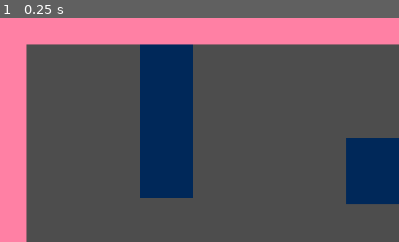
Above: before the commit, frame 1.
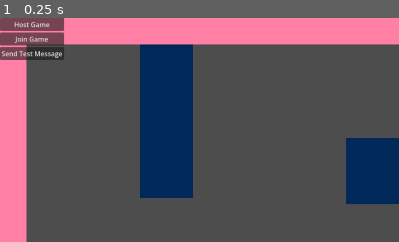
Above: after the commit, the same moment.

Repository: TK-ool/godot-fighting-game
Game: Godot game, scene res://scenen/Level.tscn
Two runs of this game, one before a commit and one after it. Both use one fixed random seed, a clock stepped at 60 frames per second and the inputs below. The engine's default icon, where the game draws it, is replaced by a stand-in: a white triangle on a blue panel in a dark square.
Inputs:
- Up to frame 1 (0.25 s): no input
The pictures show only the part of the screen within x 0-50%, y 0-50%; the shares and areas given below are measured in that part.

The runs differ from the first frame. In frame 1, 2.7% of the frame differs, in the area x 0-17%, y 0-19%.

Commit message:
init multiplayer
- added create server
- added create host
- created test message using RPC
- added server disconnect signals

Diff:
--- a/project.godot
+++ b/project.godot
@@ -14,6 +14,10 @@
 run/main_scene="uid://dlr1yhmdr3wkh"
 config/features=PackedStringArray("4.6", "GL Compatibility")
 config/icon="res://Texturen/icon.svg"
+
+[autoload]
+
+NetworkManager="*uid://d0fcx7wfpwuaj"
 
 [display]
 
--- a/scenen/Level.tscn
+++ b/scenen/Level.tscn
@@ -1,5 +1,6 @@
 [gd_scene format=4 uid="uid://dlr1yhmdr3wkh"]
 
+[ext_resource type="Script" uid="uid://dn8oix8a1piku" path="res://scenen/level.gd" id="1_qs5kr"]
 [ext_resource type="PackedScene" uid="uid://bvxsg7v8yfy1s" path="res://scenen/Player.tscn" id="2_b17pj"]
 [ext_resource type="Texture2D" uid="uid://cj2ri5w6jjek2" path="res://Texturen/TileMapTesting.png" id="3_qs5kr"]
 
@@ -19,6 +20,7 @@
 sources/0 = SubResource("TileSetAtlasSource_j4ie4")
 
 [node name="Level" type="Node2D" unique_id=1338423698]
+script = ExtResource("1_qs5kr")
 
 [node name="CharacterBody2D" parent="." unique_id=1404308864 instance=ExtResource("2_b17pj")]
 position = Vector2(382, 904)
@@ -30,3 +32,23 @@
 [node name="TileMapLayer" type="TileMapLayer" parent="." unique_id=1516771537]
 tile_map_data = PackedByteArray("AAAAAEAAAAABAAIAAAABAEAAAAABAAIAAAACAEAAAAABAAIAAAADAEAAAAABAAIAAAAEAEAAAAABAAIAAAAFAE …(34416 unchanged characters)…
 tile_set = SubResource("TileSet_rpce8")
+
+[node name="VBoxContainer" type="VBoxContainer" parent="." unique_id=1293277423]
+offset_right = 40.0
+offset_bottom = 40.0
+
+[node name="HostGame" type="Button" parent="VBoxContainer" unique_id=643635507]
+layout_mode = 2
+text = "Host Game"
+
+[node name="JoinGame" type="Button" parent="VBoxContainer" unique_id=1830105138]
+layout_mode = 2
+text = "Join Game"
+
+[node name="TestMessage" type="Button" parent="VBoxContainer" unique_id=1882465888]
+layout_mode = 2
+text = "Send Test Message"
+
+[connection signal="pressed" from="VBoxContainer/HostGame" to="." method="_on_host_game_pressed"]
+[connection signal="pressed" from="VBoxContainer/JoinGame" to="." method="_on_join_game_pressed"]
+[connection signal="pressed" from="VBoxContainer/TestMessage" to="." method="_on_test_message_pressed"]
--- a/scenen/bullet.tscn
+++ b/scenen/bullet.tscn
@@ -2,7 +2,7 @@
 
 [ext_resource type="Script" uid="uid://bhoq4nu3buqpx" path="res://scripts/bullet.gd" id="1_v2j1n"]
 [ext_resource type="Texture2D" uid="uid://6jqr72tpedm5" path="res://Texturen/Test_bullet.png" id="1_vxpgi"]
-[ext_resource type="Resource" uid="uid://d11t1bpu0s18v" path="res://Ressources/instantiated/bullets/standardBullet.tres" id="2_i2sxa"]
+[ext_resource type="Resource" uid="uid://5ewklll8saq8" path="res://Ressources/instantiated/bullets/superFastBullet.tres" id="2_i2sxa"]
 
 [sub_resource type="RectangleShape2D" id="RectangleShape2D_v2j1n"]
 size = Vector2(17, 11)
--- /dev/null
+++ b/scenen/level.gd
@@ -0,0 +1,19 @@
+extends Node2D
+
+func _on_host_game_pressed() -> void:
+	NetworkManager.create_server()
+
+
+func _on_join_game_pressed() -> void:
+	NetworkManager.create_client()
+
+
+func _on_test_message_pressed() -> void:
+	_send_test_message.rpc("Hello there!")
+
+@rpc("any_peer", "call_remote")
+func _send_test_message(message:String):
+	print("Message [%s] received on peer [%s], from peer [%s]." %
+	[message,
+	get_tree().get_multiplayer().get_unique_id(),
+	get_tree().get_multiplayer().get_remote_sender_id()])
--- /dev/null
+++ b/scripts/network/network_manager.gd
@@ -0,0 +1,29 @@
+extends Node
+
+const SERVER_PORT: int = 8080
+
+#creates a server for clients to connect to
+func create_server():
+	var enet_network_peer: ENetMultiplayerPeer = ENetMultiplayerPeer.new()
+	enet_network_peer.create_server(SERVER_PORT)
+	get_tree().get_multiplayer().multiplayer_peer = enet_network_peer
+	print("Server created!")
+
+#connects to the specified server
+func create_client(host_ip: String = "localhost", host_port: int = SERVER_PORT):
+	_setup_client_connection_signals()
+
+	var enet_network_peer: ENetMultiplayerPeer = ENetMultiplayerPeer.new()
+	enet_network_peer.create_client(host_ip, host_port)
+	get_tree().get_multiplayer().multiplayer_peer = enet_network_peer
+	print("Client created!")
+
+#connects disconnection signal if not already connected
+func _setup_client_connection_signals():
+	if not get_tree().get_multiplayer().server_disconnected.is_connected(_server_disconnected):
+		get_tree().get_multiplayer().server_disconnected.connect(_server_disconnected)
+
+#Fires when signal sees that host disconnects
+func _server_disconnected():
+	print("Server Disconnected")
+	get_tree().get_multiplayer().multiplayer_peer = null
Not shown, added: scenen/level.gd.uid
Not shown, added: scripts/network/network_manager.gd.uid
